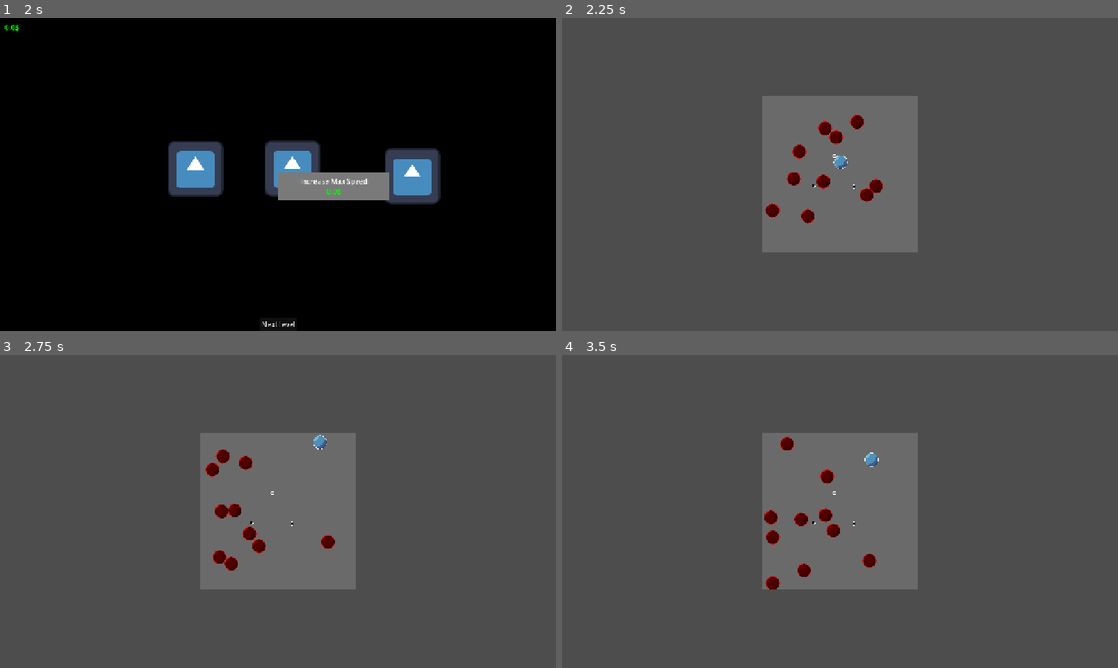
Above: before the commit, frames 1-4 (two rows, left to right).
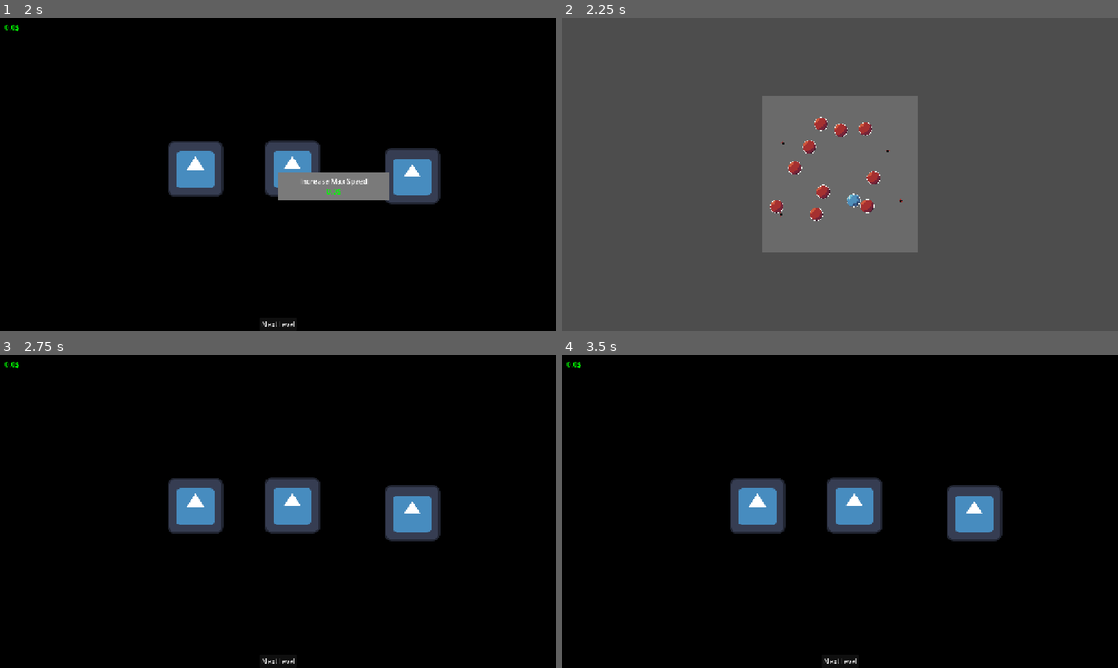
Above: after the commit, the same moments.

Repository: wespd/ball-fighter
Game: Godot game, scene res://Scenes/main_menu.tscn
Same seed, same stepped clock (60 frames per second), same inputs: the game is played once before the commit and once after it. The engine's default icon, where the game draws it, is replaced by a stand-in: a white triangle on a blue panel in a dark square.
Inputs (mouse positions are in pixels of both pictures, inside the frame that each line leads up to):
- Up to frame 1 (2 s): click "Play" at 0.5 s; click "Play" at 1.25 s
- Up to frame 2 (2.25 s): click "Next level" at 2 s
- Up to frame 3 (2.75 s): no input
- Up to frame 4 (3.5 s): click (840, 661) at 2.75 s, where only the run after the commit has a clickable "Next level"

Frame 1 is identical in both runs. In frame 2, 1.7% of the frame differs, in the area x 36-62%, y 30-66%; in frame 3, 99%, in the area x 0-100%, y 0-100%; in frame 4, 99%.

Commit message:
Add death animations, money pickup, and void pegs
Introduce death animations and money pickup feedback, plus a new void-peg gameplay element. Added scenes: enemy_death.tscn, player_death.tscn, money_up.tscn, void_peg.tscn and corresponding scripts (money_up.gd, player_death.gd, void_peg.gd). Updated Ball and PlayerBall to use the new atlas sprite (Ball_death_animation), spawn/instantiate death animations and money on enemy death, handle player death (pause/play animation) and add stun/first-frame logic. level_manager now resets player state when spawning levels. main.tscn replaced peg instances with void_peg instances and upgrade_menu added a max_health upgrade entry. Removed old standalone ball/enemy sprite assets and renamed/imported the atlas texture.

Diff:
--- a/Scenes/ball.tscn
+++ b/Scenes/ball.tscn
@@ -1,7 +1,11 @@
 [gd_scene format=3 uid="uid://d18bcpnidh32y"]
 
 [ext_resource type="Script" uid="uid://dixxpmc8rr44b" path="res://Scripts/ball.gd" id="1_41u45"]
-[ext_resource type="Texture2D" uid="uid://bvnrdo1rpfgib" path="res://Sprites/ball.png" id="2_ij5cq"]
+[ext_resource type="Texture2D" uid="uid://dhf76eda4dvro" path="res://Sprites/Ball_death_animation.png" id="2_ij5cq"]
+
+[sub_resource type="AtlasTexture" id="AtlasTexture_376qj"]
+atlas = ExtResource("2_ij5cq")
+region = Rect2(0, 32, 32, 32)
 
 [sub_resource type="CircleShape2D" id="CircleShape2D_41u45"]
 radius = 16.0
@@ -11,10 +15,9 @@
 metadata/_custom_type_script = "uid://dixxpmc8rr44b"
 
 [node name="Sprite2D" type="Sprite2D" parent="." unique_id=1006215520]
-modulate = Color(1, 0, 0, 1)
 z_index = 3
 z_as_relative = false
-texture = ExtResource("2_ij5cq")
+texture = SubResource("AtlasTexture_376qj")
 
 [node name="CollisionShape2D" type="CollisionShape2D" parent="." unique_id=1209233224]
 shape = SubResource("CircleShape2D_41u45")
--- /dev/null
+++ b/Scenes/enemy_death.tscn
@@ -0,0 +1,104 @@
+[gd_scene format=3 uid="uid://c51bs6ef7pdb6"]
+
+[ext_resource type="Texture2D" uid="uid://dhf76eda4dvro" path="res://Sprites/Ball_death_animation.png" id="1_x1jjj"]
+[ext_resource type="Script" uid="uid://c44awxukjkiuq" path="res://Scripts/player_death.gd" id="2_kg0ev"]
+
+[sub_resource type="AtlasTexture" id="AtlasTexture_kg0ev"]
+atlas = ExtResource("1_x1jjj")
+region = Rect2(0, 32, 32, 32)
+
+[sub_resource type="AtlasTexture" id="AtlasTexture_jlttn"]
+atlas = ExtResource("1_x1jjj")
+region = Rect2(32, 32, 32, 32)
+
+[sub_resource type="AtlasTexture" id="AtlasTexture_4hr4e"]
+atlas = ExtResource("1_x1jjj")
+region = Rect2(64, 32, 32, 32)
+
+[sub_resource type="AtlasTexture" id="AtlasTexture_qcote"]
+atlas = ExtResource("1_x1jjj")
+region = Rect2(96, 32, 32, 32)
+
+[sub_resource type="AtlasTexture" id="AtlasTexture_xm807"]
+atlas = ExtResource("1_x1jjj")
+region = Rect2(128, 32, 32, 32)
+
+[sub_resource type="AtlasTexture" id="AtlasTexture_rehp6"]
+atlas = ExtResource("1_x1jjj")
+region = Rect2(160, 32, 32, 32)
+
+[sub_resource type="AtlasTexture" id="AtlasTexture_0ickv"]
+atlas = ExtResource("1_x1jjj")
+region = Rect2(192, 32, 32, 32)
+
+[sub_resource type="AtlasTexture" id="AtlasTexture_25oir"]
+atlas = ExtResource("1_x1jjj")
+region = Rect2(224, 32, 32, 32)
+
+[sub_resource type="AtlasTexture" id="AtlasTexture_sh2sp"]
+atlas = ExtResource("1_x1jjj")
+region = Rect2(256, 32, 32, 32)
+
+[sub_resource type="AtlasTexture" id="AtlasTexture_tla0c"]
+atlas = ExtResource("1_x1jjj")
+region = Rect2(288, 32, 32, 32)
+
+[sub_resource type="AtlasTexture" id="AtlasTexture_rdeh2"]
+atlas = ExtResource("1_x1jjj")
+region = Rect2(320, 32, 32, 32)
+
+[sub_resource type="AtlasTexture" id="AtlasTexture_t0s04"]
+atlas = ExtResource("1_x1jjj")
+region = Rect2(352, 32, 32, 32)
+
+[sub_resource type="SpriteFrames" id="SpriteFrames_2w1kv"]
+animations = [{
+"frames": [{
+"duration": 1.0,
+"texture": SubResource("AtlasTexture_kg0ev")
+}, {
+"duration": 1.0,
+"texture": SubResource("AtlasTexture_jlttn")
+}, {
+"duration": 1.0,
+"texture": SubResource("AtlasTexture_4hr4e")
+}, {
+"duration": 1.0,
+"texture": SubResource("AtlasTexture_qcote")
+}, {
+"duration": 1.0,
+"texture": SubResource("AtlasTexture_xm807")
+}, {
+"duration": 1.0,
+"texture": SubResource("AtlasTexture_rehp6")
+}, {
+"duration": 1.0,
+"texture": SubResource("AtlasTexture_0ickv")
+}, {
+"duration": 1.0,
+"texture": SubResource("AtlasTexture_25oir")
+}, {
+"duration": 1.0,
+"texture": SubResource("AtlasTexture_sh2sp")
+}, {
+"duration": 1.0,
+"texture": SubResource("AtlasTexture_tla0c")
+}, {
+"duration": 1.0,
+"texture": SubResource("AtlasTexture_rdeh2")
+}, {
+"duration": 1.0,
+"texture": SubResource("AtlasTexture_t0s04")
+}],
+"loop": false,
+"name": &"default",
+"speed": 30.0
+}]
+
+[node name="EnemyDeath" type="AnimatedSprite2D" unique_id=1254494943]
+process_mode = 3
+sprite_frames = SubResource("SpriteFrames_2w1kv")
+autoplay = "default"
+frame = 11
+frame_progress = 1.0
+script = ExtResource("2_kg0ev")
--- a/Scenes/main.tscn
+++ b/Scenes/main.tscn
@@ -2,7 +2,7 @@
 
 [ext_resource type="PackedScene" uid="uid://d18bcpnidh32y" path="res://Scenes/ball.tscn" id="1_0xm2m"]
 [ext_resource type="Script" uid="uid://dwsrph4ywts4u" path="res://Scripts/level.gd" id="1_h2yge"]
-[ext_resource type="PackedScene" uid="uid://y4gf131udgjo" path="res://Scenes/peg.tscn" id="3_h2yge"]
+[ext_resource type="PackedScene" uid="uid://oncbnrfwyhb" path="res://Scenes/void_peg.tscn" id="3_8gbba"]
 
 [sub_resource type="WorldBoundaryShape2D" id="WorldBoundaryShape2D_0xm2m"]
 normal = Vector2(1, 0)
@@ -120,11 +120,14 @@
 [node name="Ball2" parent="." unique_id=1279368000 instance=ExtResource("1_0xm2m")]
 position = Vector2(-101, -40)
 
-[node name="Peg" parent="." unique_id=322305095 instance=ExtResource("3_h2yge")]
-position = Vector2(-61, 26)
+[node name="VoidPeg" parent="." unique_id=1481263294 instance=ExtResource("3_8gbba")]
+position = Vector2(-131, -72)
 
-[node name="Peg2" parent="." unique_id=582570703 instance=ExtResource("3_h2yge")]
-position = Vector2(-13, -42)
+[node name="VoidPeg2" parent="." unique_id=1509861467 instance=ExtResource("3_8gbba")]
+position = Vector2(110, -54)
 
-[node name="Peg3" parent="." unique_id=1190681776 instance=ExtResource("3_h2yge")]
-position = Vector2(33, 28)
+[node name="VoidPeg3" parent="." unique_id=36815349 instance=ExtResource("3_8gbba")]
+position = Vector2(-136, 92)
+
+[node name="VoidPeg4" parent="." unique_id=848812103 instance=ExtResource("3_8gbba")]
+position = Vector2(140, 61)
--- /dev/null
+++ b/Scenes/money_up.tscn
@@ -0,0 +1,12 @@
+[gd_scene format=3 uid="uid://cji2nyfbdyjvq"]
+
+[ext_resource type="Script" uid="uid://cherdjum4w7a0" path="res://Scripts/money_up.gd" id="1_3wvx6"]
+
+[node name="MoneyUp" type="RichTextLabel" unique_id=633009799]
+process_mode = 3
+z_index = 2
+offset_right = 40.0
+offset_bottom = 40.0
+bbcode_enabled = true
+text = "[color=green]5$"
+script = ExtResource("1_3wvx6")
--- a/Scenes/player_ball.tscn
+++ b/Scenes/player_ball.tscn
@@ -1,12 +1,17 @@
 [gd_scene format=3 uid="uid://brquq467iyivh"]
 
 [ext_resource type="Script" uid="uid://c68fqg3mb316e" path="res://Scripts/player_ball.gd" id="1_m38xh"]
-[ext_resource type="Texture2D" uid="uid://bvnrdo1rpfgib" path="res://Sprites/ball.png" id="2_m38xh"]
+[ext_resource type="Texture2D" uid="uid://dhf76eda4dvro" path="res://Sprites/Ball_death_animation.png" id="2_m38xh"]
 
 [sub_resource type="CircleShape2D" id="CircleShape2D_fsq41"]
 radius = 16.0
 
+[sub_resource type="AtlasTexture" id="AtlasTexture_k40wh"]
+atlas = ExtResource("2_m38xh")
+region = Rect2(0, 0, 32, 32)
+
 [node name="PlayerBall" type="CharacterBody2D" unique_id=911088835]
+z_index = 1
 script = ExtResource("1_m38xh")
 speed = 600.0
 max_speed = 2000.0
@@ -17,4 +22,4 @@
 shape = SubResource("CircleShape2D_fsq41")
 
 [node name="Sprite2D" type="Sprite2D" parent="." unique_id=1900339853]
-texture = ExtResource("2_m38xh")
+texture = SubResource("AtlasTexture_k40wh")
--- /dev/null
+++ b/Scenes/player_death.tscn
@@ -0,0 +1,104 @@
+[gd_scene format=3 uid="uid://cl58wttmev3sr"]
+
+[ext_resource type="Texture2D" uid="uid://dhf76eda4dvro" path="res://Sprites/Ball_death_animation.png" id="1_cb3vf"]
+[ext_resource type="Script" uid="uid://c44awxukjkiuq" path="res://Scripts/player_death.gd" id="2_t3bym"]
+
+[sub_resource type="AtlasTexture" id="AtlasTexture_t3bym"]
+atlas = ExtResource("1_cb3vf")
+region = Rect2(0, 0, 32, 32)
+
+[sub_resource type="AtlasTexture" id="AtlasTexture_udbln"]
+atlas = ExtResource("1_cb3vf")
+region = Rect2(32, 0, 32, 32)
+
+[sub_resource type="AtlasTexture" id="AtlasTexture_hhuos"]
+atlas = ExtResource("1_cb3vf")
+region = Rect2(64, 0, 32, 32)
+
+[sub_resource type="AtlasTexture" id="AtlasTexture_6o8sg"]
+atlas = ExtResource("1_cb3vf")
+region = Rect2(96, 0, 32, 32)
+
+[sub_resource type="AtlasTexture" id="AtlasTexture_wieva"]
+atlas = ExtResource("1_cb3vf")
+region = Rect2(128, 0, 32, 32)
+
+[sub_resource type="AtlasTexture" id="AtlasTexture_tpir6"]
+atlas = ExtResource("1_cb3vf")
+region = Rect2(160, 0, 32, 32)
+
+[sub_resource type="AtlasTexture" id="AtlasTexture_2sgh3"]
+atlas = ExtResource("1_cb3vf")
+region = Rect2(192, 0, 32, 32)
+
+[sub_resource type="AtlasTexture" id="AtlasTexture_infen"]
+atlas = ExtResource("1_cb3vf")
+region = Rect2(224, 0, 32, 32)
+
+[sub_resource type="AtlasTexture" id="AtlasTexture_nf8bt"]
+atlas = ExtResource("1_cb3vf")
+region = Rect2(256, 0, 32, 32)
+
+[sub_resource type="AtlasTexture" id="AtlasTexture_8yjhk"]
+atlas = ExtResource("1_cb3vf")
+region = Rect2(288, 0, 32, 32)
+
+[sub_resource type="AtlasTexture" id="AtlasTexture_dwwws"]
+atlas = ExtResource("1_cb3vf")
+region = Rect2(320, 0, 32, 32)
+
+[sub_resource type="AtlasTexture" id="AtlasTexture_ybr1n"]
+atlas = ExtResource("1_cb3vf")
+region = Rect2(352, 0, 32, 32)
+
+[sub_resource type="SpriteFrames" id="SpriteFrames_pklyu"]
+animations = [{
+"frames": [{
+"duration": 1.0,
+"texture": SubResource("AtlasTexture_t3bym")
+}, {
+"duration": 1.0,
+"texture": SubResource("AtlasTexture_udbln")
+}, {
+"duration": 1.0,
+"texture": SubResource("AtlasTexture_hhuos")
+}, {
+"duration": 1.0,
+"texture": SubResource("AtlasTexture_6o8sg")
+}, {
+"duration": 1.0,
+"texture": SubResource("AtlasTexture_wieva")
+}, {
+"duration": 1.0,
+"texture": SubResource("AtlasTexture_tpir6")
+}, {
+"duration": 1.0,
+"texture": SubResource("AtlasTexture_2sgh3")
+}, {
+"duration": 1.0,
+"texture": SubResource("AtlasTexture_infen")
+}, {
+"duration": 1.0,
+"texture": SubResource("AtlasTexture_nf8bt")
+}, {
+"duration": 1.0,
+"texture": SubResource("AtlasTexture_8yjhk")
+}, {
+"duration": 1.0,
+"texture": SubResource("AtlasTexture_dwwws")
+}, {
+"duration": 1.0,
+"texture": SubResource("AtlasTexture_ybr1n")
+}],
+"loop": false,
+"name": &"default",
+"speed": 30.0
+}]
+
+[node name="PlayerDeath" type="AnimatedSprite2D" unique_id=1487321266]
+process_mode = 3
+sprite_frames = SubResource("SpriteFrames_pklyu")
+autoplay = "default"
+frame = 11
+frame_progress = 1.0
+script = ExtResource("2_t3bym")
--- a/Scenes/upgrade_menu.tscn
+++ b/Scenes/upgrade_menu.tscn
@@ -12,6 +12,22 @@
 amounts = [1000.0]
 variables_to_modify = Array[String](["max_speed"])
 upgrade_text = "Increase Max Speed"
+cost = 0.0
+metadata/_custom_type_script = "uid://bkoa4ueuuudr3"
+
+[sub_resource type="Resource" id="Resource_2hr16"]
+script = ExtResource("6_2hr16")
+amounts = [1000.0]
+variables_to_modify = Array[String](["max_speed"])
+upgrade_text = "Increase Max Speed"
+cost = 0.0
+metadata/_custom_type_script = "uid://bkoa4ueuuudr3"
+
+[sub_resource type="Resource" id="Resource_mpwqm"]
+script = ExtResource("6_2hr16")
+amounts = [100000.0]
+variables_to_modify = Array[String](["max_health"])
+upgrade_text = "Increase Max Health"
 cost = 0.0
 metadata/_custom_type_script = "uid://bkoa4ueuuudr3"
 
@@ -96,7 +112,7 @@
 offset_bottom = 411.0
 texture_normal = ExtResource("2_11363")
 script = ExtResource("4_f5dmy")
-upgrades = Array[ExtResource("6_2hr16")]([SubResource("Resource_lpopj"), SubResource("Resource_lpopj")])
+upgrades = Array[ExtResource("6_2hr16")]([SubResource("Resource_2hr16"), SubResource("Resource_mpwqm")])
 metadata/_custom_type_script = "uid://cdmy4aqgthshu"
 
 [node name="UpgradeButton3" type="TextureButton" parent="." unique_id=1966536519]
--- /dev/null
+++ b/Scenes/void_peg.tscn
@@ -0,0 +1,23 @@
+[gd_scene format=3 uid="uid://oncbnrfwyhb"]
+
+[ext_resource type="Script" uid="uid://har01s8xkq5m" path="res://Scripts/void_peg.gd" id="1_08ald"]
+[ext_resource type="Texture2D" uid="uid://cnhd6r6l232e0" path="res://Sprites/Pegs.png" id="2_i5hru"]
+
+[sub_resource type="AtlasTexture" id="AtlasTexture_ry1xu"]
+atlas = ExtResource("2_i5hru")
+region = Rect2(2, 14, 8, 8)
+
+[sub_resource type="CircleShape2D" id="CircleShape2D_37kpr"]
+radius = 4.0
+
+[node name="VoidPeg" type="Area2D" unique_id=1481263294]
+script = ExtResource("1_08ald")
+
+[node name="Sprite2D" type="Sprite2D" parent="." unique_id=765799976]
+texture = SubResource("AtlasTexture_ry1xu")
+
+[node name="CollisionShape2D" type="CollisionShape2D" parent="." unique_id=1921035279]
+shape = SubResource("CircleShape2D_37kpr")
+
+[node name="Timer" type="Timer" parent="." unique_id=1538721288]
+one_shot = true
--- a/Scripts/ball.gd
+++ b/Scripts/ball.gd
@@ -4,9 +4,14 @@
 @export var speed : float = 300
 @export var max_speed : float = 1000
 @export var max_health : float = 4000
+@onready var sprite_2d = $Sprite2D
+var is_stunned : bool = false
+var is_first_frame : bool = true
 var current_health : float
 var direction : Vector2 = Vector2(1,3)
 signal died
+const ENEMY_DEATH = preload("uid://c51bs6ef7pdb6")
+const MONEY_UP = preload("uid://cji2nyfbdyjvq")
 
 func _ready():
 	current_health = max_health
@@ -14,6 +19,9 @@
 	velocity = direction.normalized() * speed
 
 func _process(delta):
+	if is_stunned or is_first_frame:
+		is_first_frame = false
+		return
 	var motion = direction * speed * delta
 	var collision_info = move_and_collide(motion)
 
@@ -25,6 +33,7 @@
 	direction = direction.bounce(normal).normalized()
 	var collider = collision_info.get_collider()
 	if collider.has_method("take_damage_player"):
+		print("%s hit player for damage!" %name)
 		collider.take_damage_player(speed)
 
 	if collider.has_meta("bounce_multiplier"):
@@ -39,5 +48,13 @@
 		on_death()
 
 func on_death():
+	sprite_2d.visible = false
 	died.emit()
+	var death_anim = ENEMY_DEATH.instantiate()
+	get_tree().current_scene.add_child(death_anim)
+	death_anim.position = position
+	var money_up = MONEY_UP.instantiate()
+	money_up.amount = 5.0
+	money_up.position = position
+	get_tree().current_scene.add_child(money_up)
 	queue_free()
--- a/Scripts/level_manager.gd
+++ b/Scripts/level_manager.gd
@@ -7,6 +7,10 @@
 ]
 
 func spawn_level():
+	PlayerBall.global_position = Vector2.ZERO
+	PlayerBall.current_health = PlayerBall.max_health
+	PlayerBall.direction = Vector2.from_angle(randf_range(0,2 * PI))
+	PlayerBall.is_stunned = false
 	print(get_tree().current_scene.scene_file_path)
 	if get_tree().current_scene.scene_file_path == levels[current_level]:
 		get_tree().reload_current_scene()
@@ -15,9 +19,7 @@
 	else:
 		get_tree().change_scene_to_file(levels[current_level])
 		await get_tree().scene_changed
-		get_tree().current_scene.player_won.connect(on_player_won)
-	PlayerBall.position = Vector2.ZERO
-	PlayerBall.current_health = PlayerBall.max_health
+	get_tree().current_scene.player_won.connect(on_player_won)
 	get_tree().paused = false
 
 func on_player_won():
--- /dev/null
+++ b/Scripts/money_up.gd
@@ -0,0 +1,10 @@
+extends RichTextLabel
+
+var amount : float = 0.0
+
+func _ready():
+	UpgradeGlobals.money += amount
+	text = "[color=green]+%s$" %int(amount)
+	var tweener = get_tree().create_tween()
+	tweener.tween_property(self, "position", position + Vector2(randf_range(10,15),randf_range(-40,-60)), 1.0)
+	tweener.finished.connect(queue_free)
--- a/Scripts/player_ball.gd
+++ b/Scripts/player_ball.gd
@@ -1,8 +1,19 @@
 extends Ball
 
 signal player_death
+const PLAYER_DEATH = preload("uid://cl58wttmev3sr")
+
 
 func on_death():
+	get_tree().paused = true
+	is_stunned = true
+	sprite_2d.visible = false
+	var death_anim := PLAYER_DEATH.instantiate()
+	get_tree().current_scene.add_child(death_anim)
+	death_anim.position = position
+	await death_anim.animation_finished
+	is_stunned = false
+	sprite_2d.visible = true
 	player_death.emit()
 	print("Player died")
 
@@ -25,4 +36,7 @@
 	pass
 
 func take_damage_player(damage : float):
-	super.take_damage_enemy(damage)
+	print("%s took %s damage" %[name,damage])
+	current_health -= damage
+	if current_health <= 0:
+		on_death()
--- /dev/null
+++ b/Scripts/player_death.gd
@@ -0,0 +1,4 @@
+extends AnimatedSprite2D
+
+func _ready():
+	animation_finished.connect(queue_free)
--- /dev/null
+++ b/Scripts/void_peg.gd
@@ -0,0 +1,23 @@
+extends Area2D
+
+var current_ball : Ball
+@onready var timer = $Timer
+
+func _ready():
+	body_entered.connect(_on_ball_entered)
+	timer.timeout.connect(release_ball)
+
+func _on_ball_entered(ball : Ball):
+	if not ball or current_ball:
+		return
+	current_ball = ball
+	ball.is_stunned = true
+	var tweener := get_tree().create_tween()
+	tweener.tween_property(ball, "position", position, 0.4)
+	timer.start(1.0)
+
+
+func release_ball():
+	if current_ball:
+		current_ball.is_stunned = false
+	current_ball = null
Not shown, added: Scripts/money_up.gd.uid
Not shown, added: Scripts/player_death.gd.uid
Not shown, added: Scripts/void_peg.gd.uid
Not shown, changed: Sprites/Ball_death_animation.png.import
Binary file removed: Sprites/Balls.png
Binary file removed: Sprites/ball.png
Not shown, removed: Sprites/ball.png.import
Binary file removed: Sprites/basic_ball.png
Binary file removed: Sprites/enemy_ball.png
